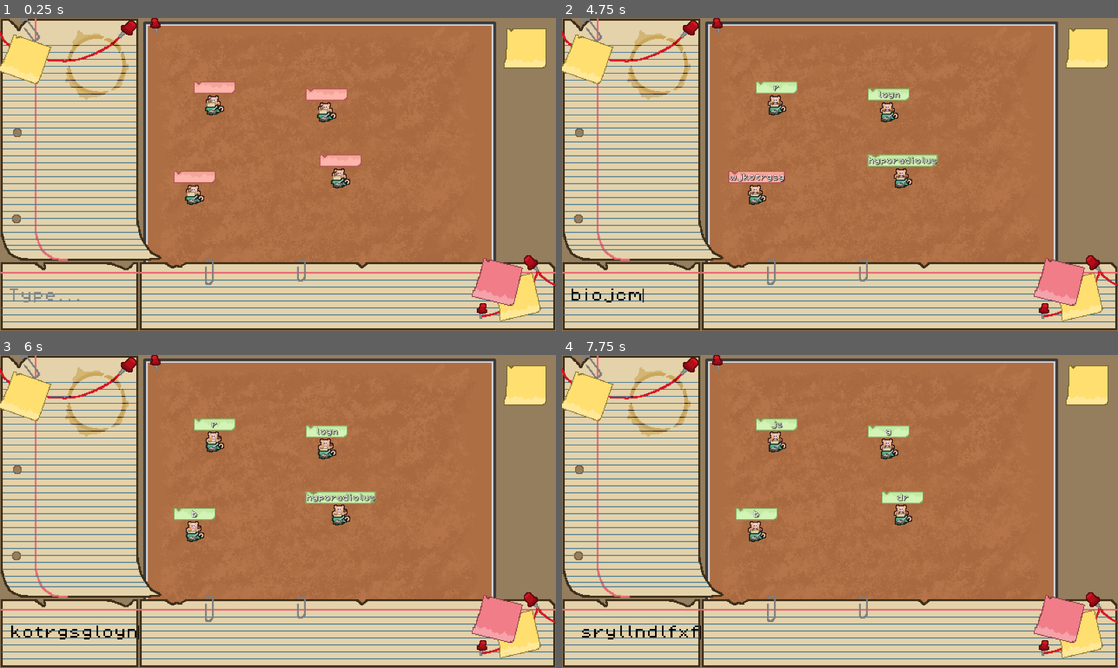
Above: before the commit, frames 1-4 (two rows, left to right).
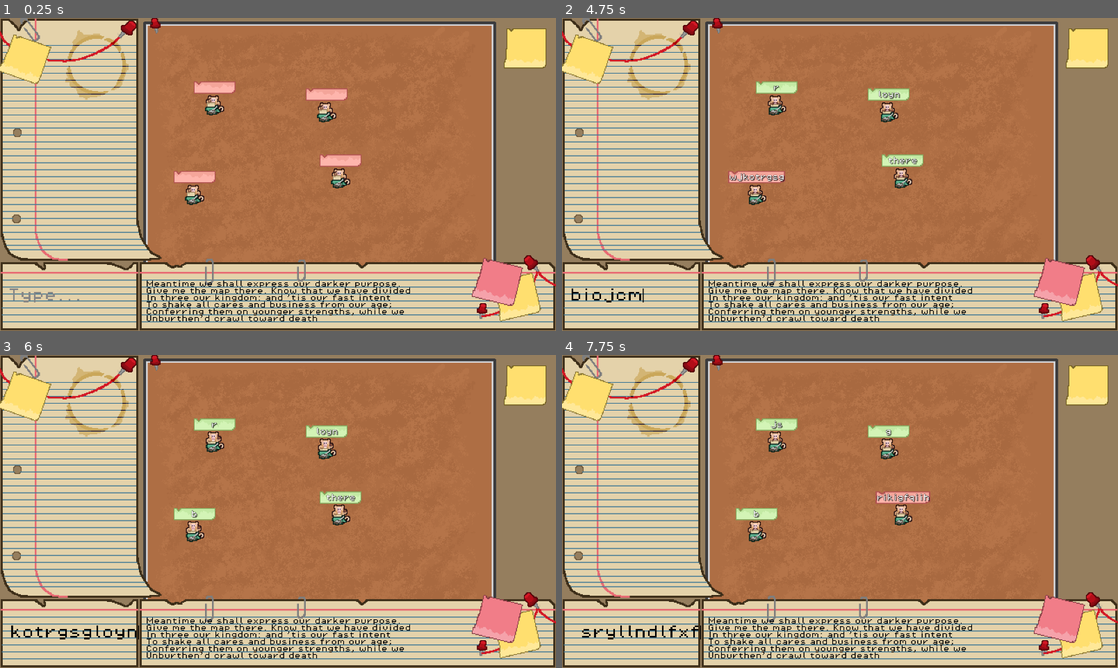
Above: after the commit, the same moments.

Repository: levienk/GMTK-Game-Jam-2024
Game: Godot game, scene res://game.tscn
The game is run twice, just before and just after one commit, with the same random seed, the same clock (stepped at 60 frames per second) and the same inputs.
Inputs (mouse positions are in pixels of both pictures, inside the frame that each line leads up to):
- Up to frame 1 (0.25 s): no input
- Up to frame 2 (4.75 s): click (634, 296) at 0.52 s; type "12" at 0.6 s; type "nr" at 1.25 s; type "wro" at 2 s; type "syinngxfw" at 2.75 s; tap Enter (submit) at 3.5 s; move the mouse to (962, 158) at 3.52 s; hold Enter (submit) from 3.53 s (still down); click (962, 158) at 3.67 s; type "biojcm" at 4.25 s
- Up to frame 3 (6 s): keep holding Enter (submit); type "wjkotrgsg" at 5 s; type "loyn" at 5.75 s
- Up to frame 4 (7.75 s): keep holding Enter (submit); type "js" at 6.5 s; type "ryllndlfxf" at 7.25 s

The runs differ from the first frame. In frame 1, 1.3% of the frame differs, in the area x 26-74%, y 83-97%; in frame 2, 1.6%; in frame 3, 1.6%; in frame 4, 1.7%, in the area x 26-74%, y 43-97%.

Commit message:
Create RichTextLabel for QuoteBox

Diff:
--- a/interface/line_edit.gd
+++ b/interface/line_edit.gd
@@ -21,6 +21,7 @@
 		var index = words_not_typed.find(text)
 		# If the user typed a typable word
 		if index != -1:
+			# TODO ADD SCORE
 			words_not_typed.remove_at(index)
 			words_found.append(text)
 			new_word_typed.emit(text)
--- a/interface/quote_box.gd
+++ b/interface/quote_box.gd
@@ -1,23 +1,66 @@
 extends Area2D
 
-const unwanted_chars = [".",",",":","?",";","\'","!","&","-","/","\""]
+const unwanted_chars = [".",",",":","?",";","\'","!","&","-","/","\"","’","—"]
 
 var word_list: Array
 var quote: String
 @onready var text_selector: Node2D = $TextSelector
+@onready var label: RichTextLabel = $RichTextLabel
 
 # Called when the node enters the scene tree for the first time.
 func _ready() -> void:
+	get_new_quote()
+
+func get_new_quote():
+	# Update the level and recieve the quote
+	text_selector.update_level()
+	text_selector.update_level()
 	text_selector.update_level()
 	text_selector.update_level()
 	text_selector.update_level()
 	quote = text_selector.get_random_quote()
-	print(quote)
+	label.bbcode_text = quote
+
 	# Create a list of words
-	word_list = quote.split(" ")
-	# Remove punctuation # TODO Fix this
-	for word in word_list:
+	word_list.clear()
+	var regex = RegEx.new()
+	regex.compile("\\S+") # Negated whitespace character class.
+	for result in regex.search_all(quote):
+		word_list.push_back(result.get_string())
+	# Remove punctuation
+	for index in range(word_list.size()):
 		for c in unwanted_chars:
-			word = word.replace(c,"")
-	# TODO Remove doubles of words from word_list
+			word_list[index] = word_list[index].replace(c,"")
+		# Lowercase
+		word_list[index] = word_list[index].to_lower()
+	# Remove doubles of words from word_list
+	word_list = array_unique(word_list)
 	print(word_list)
+
+	# Update Monkey quote_word_list
+	SignalBus.new_quote_words.emit(word_list)
+
+# TODO Change color of words in quote and update word_list when WordBox entered
+func _on_area_entered(word: String):
+	# TODO NOT LINKED YET
+	if word_list.has(word):
+		word_list.erase(word)
+		# The quote has been completed!
+		if word_list.is_empty():
+			# TODO UPDATE SCORE
+			get_new_quote()
+			return
+		# Change color of quote
+		var regex = RegEx.new()
+		regex.compile("\b" + word + "\b(?:('|’)(s|t))(?:'|’|!|)")
+		for result in regex.search_all(quote):
+			pass
+
+# Remove duplicates from an array
+func array_unique(array: Array) -> Array:
+	var unique: Array = []
+
+	for item in array:
+		if not unique.has(item):
+			unique.append(item)
+	return unique
--- a/interface/quote_box.tscn
+++ b/interface/quote_box.tscn
@@ -9,8 +9,30 @@
 [node name="QuoteBox" type="Area2D"]
 script = ExtResource("1_g1j5q")
 
+[node name="TextSelector" parent="." instance=ExtResource("2_r0cwj")]
+position = Vector2(-3.57415, -37.6525)
+
 [node name="QuoteBoxCollider" type="CollisionShape2D" parent="."]
 shape = SubResource("RectangleShape2D_2hqu2")
 
-[node name="TextSelector" parent="." instance=ExtResource("2_r0cwj")]
-position = Vector2(-3.57415, -37.6525)
+[node name="RichTextLabel" type="RichTextLabel" parent="."]
+anchors_preset = 8
+anchor_left = 0.5
+anchor_top = 0.5
+anchor_right = 0.5
+anchor_bottom = 0.5
+offset_left = -233.0
+offset_top = -19.0
+offset_right = 240.0
+offset_bottom = 38.0
+grow_horizontal = 2
+grow_vertical = 2
+theme_override_colors/default_color = Color(0, 0, 0, 1)
+theme_override_font_sizes/normal_font_size = 8
+bbcode_enabled = true
+text = "O, that this too too solid flesh would melt,
+Thaw and [color=blue]resolve[/color] itself into a dew!
+Or that the Everlasting had not fix’d
+His canon ’gainst self-slaughter! O God! God!
+How weary, stale, flat and unprofitable,
+Seem to me all the uses of this world!"
--- a/monkey/monkey.gd
+++ b/monkey/monkey.gd
@@ -11,12 +11,16 @@
 static var valid_word_in_quote_chance = 0.05
 static var max_word_length = 10
 
+static var quote_word_list: Array
 const possible_chars = ["a","b","c","d","e","f","g","h","i","j","k","l","m","n",
 						"o","p","q","r","s","t","u","v","w","x","y","z"]
 var random_word: String
 
 @onready var timer: Timer = $Timer
 @onready var text_boundary: NinePatchRect = $TextBoundary
+
+func _ready() -> void:
+	SignalBus.new_quote_words.connect(_on_new_quote_words)
 
 func _on_timer_timeout() -> void:
 	timer.stop()
@@ -25,8 +29,8 @@
 
 	# Generate random word
 	if (rand < valid_word_in_quote_chance):
-		# TODO The word is generated from the quote
-		random_word = WordDictionary.get_random()
+		# The word is generated from the quote
+		random_word = quote_word_list.pick_random()
 	elif (rand < valid_word_chance):
 		# The word is generated from the dictionary
 		random_word = WordDictionary.get_random()
@@ -45,3 +49,7 @@
 
 	timer.start()
 	$Label.text = random_word
+
+# SignalBus new_quote_words (from QuoteBox)
+func _on_new_quote_words(words):
+	quote_word_list = words
--- a/signal_bus.gd
+++ b/signal_bus.gd
@@ -3,3 +3,5 @@
 # SINGLETON (global)
 
 signal word_found(word: String)
+
+signal new_quote_words(words: Array)
Not shown: 1 places in default_bus_layout.tres that only renumber resources
